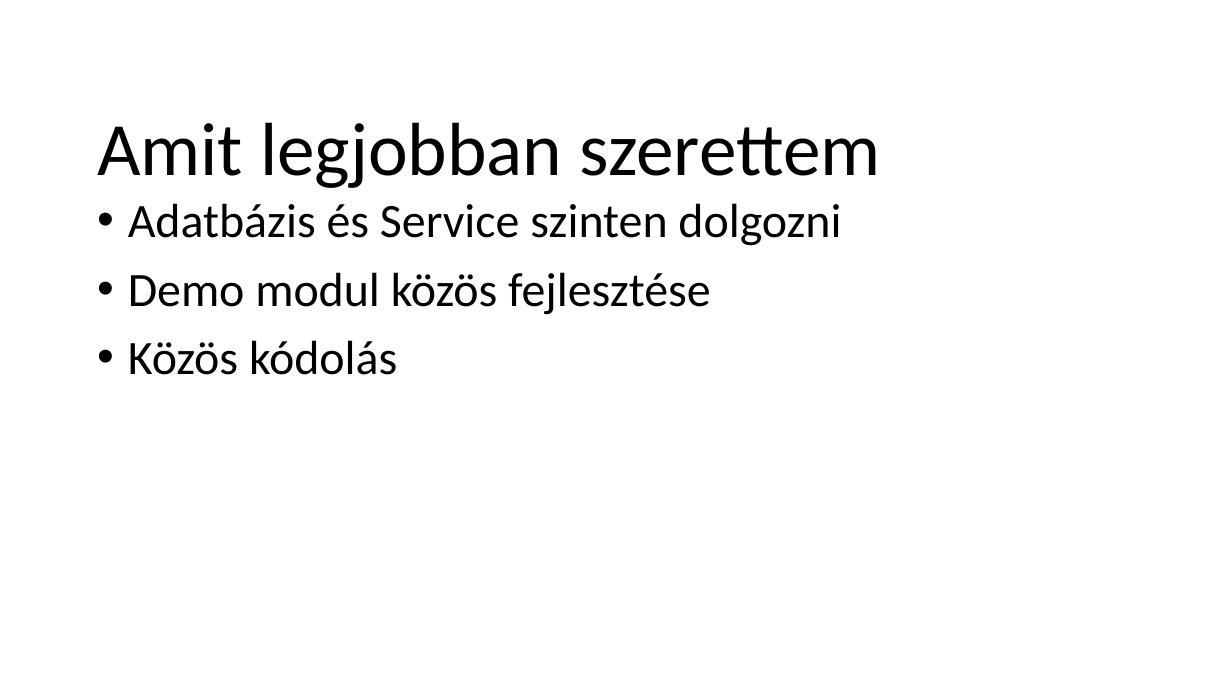
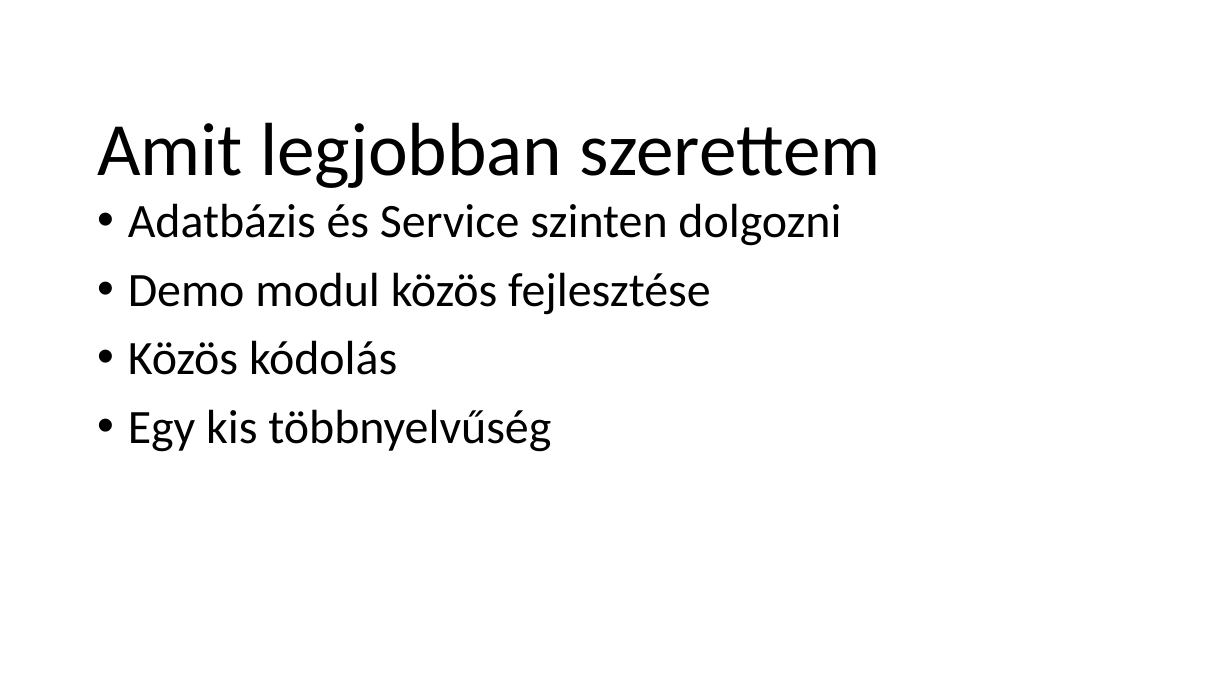
Before and after one commit to schonherz-java-ee-2016-summer/project, a slide deck: slide 6 of presentations/band/Holhos_Attila/Holhós Attila.pptx. Drawn at 1232x693 pixels with LibreOffice and Linux fonts; fonts in the diff are those of the drawing; background and template pictures are left out. Boxes give left, top, right and bottom in pixels: in the first picture for what was removed or moved away, otherwise in the second. Text is boxed around its words. In the diff, an @@ line names an element or a change of style, - is before the commit and + after.

Commit message:
Modified presentation

```diff
--- a/presentations/band/Holhos_Attila/Holhós Attila.pptx
+++ b/presentations/band/Holhos_Attila/Holhós Attila.pptx
@@ text at (128,409,551,452): paragraph added @@
+• Egy kis többnyelvűség
```
Also in this commit, not shown: 2 other slides changed, 1 slide removed.
